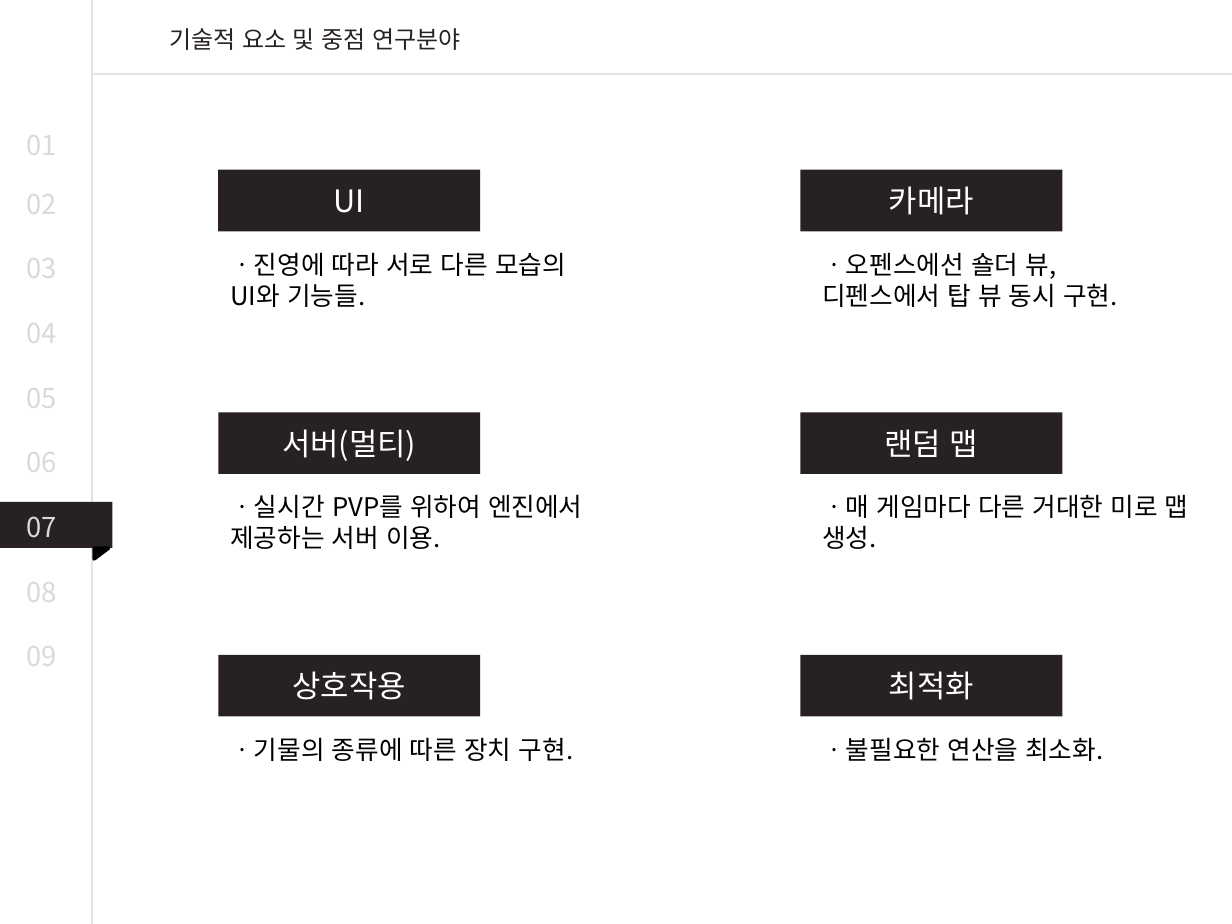
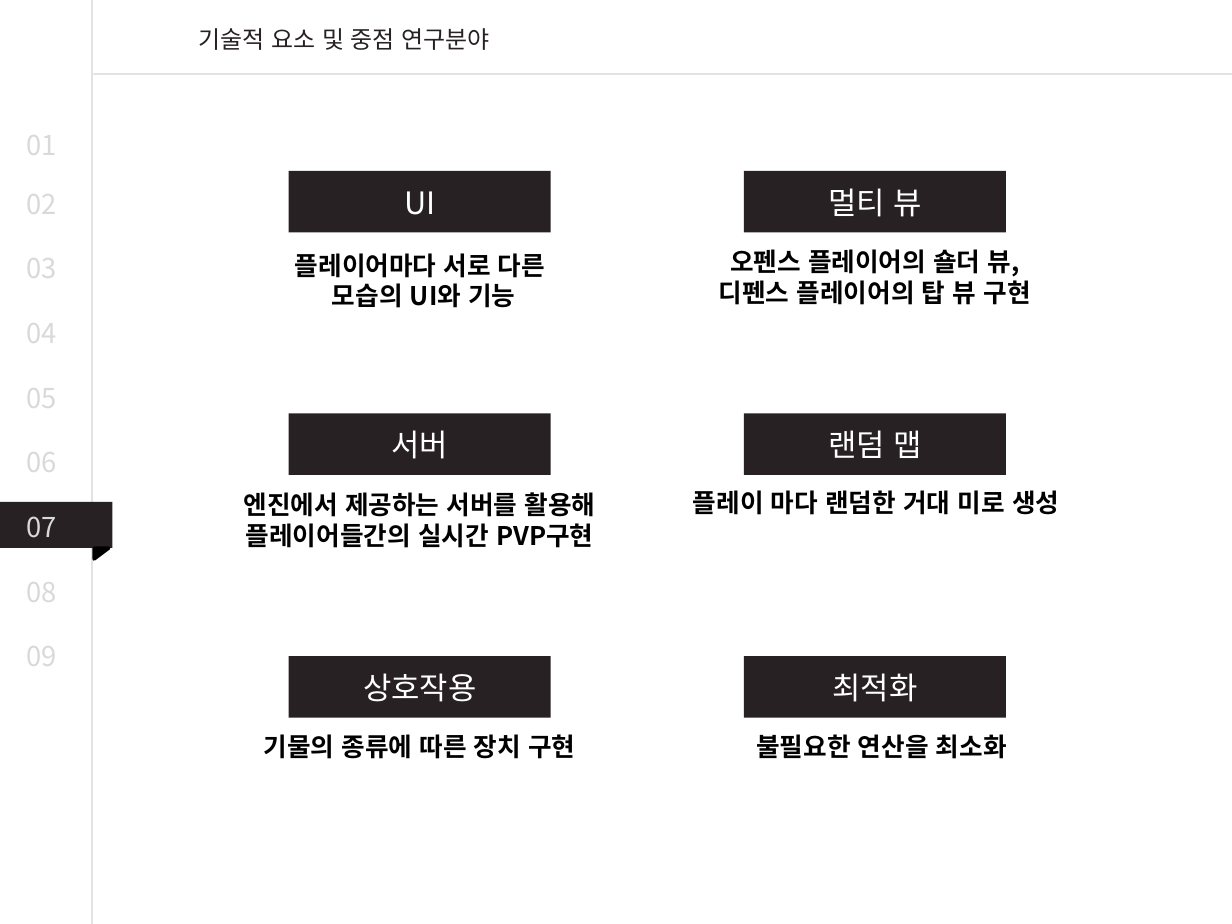
Before and after one commit to dkdldjswkd/Why-are-you-doing-this-to-me-, a slide deck: slide 13 of 나한테 왜 이래 최준영 진석진 임장빈.pptx (slide 9 before the commit). Drawn at 1232x924 pixels with LibreOffice and Linux fonts; fonts in the diff are those of the drawing. Boxes give left, top, right and bottom in pixels: in the first picture for what was removed or moved away, otherwise in the second. Text is boxed around its words. In the diff, an @@ line names an element or a change of style, - is before the commit and + after.

```diff
--- a/나한테 왜 이래 최준영 진석진 임장빈.pptx
+++ b/나한테 왜 이래 최준영 진석진 임장빈.pptx
@@ text "기술적 요소 및 중점 연구분야": place and size @@
-text "기술적 요소 및 중점 연구분야" at (169, 28, 461, 50)
+text "기술적 요소 및 중점 연구분야" at (198, 28, 490, 50)
@@ 3 rectangles: place and size @@
-3 rectangles at (801, 170, 1063, 717)
+3 rectangles at (744, 171, 1007, 718)
@@ text in rectangle at (828, 188, 921, 217): text changed @@
-카메라
+멀티 뷰
@@ text at (295, 253, 545, 308): text changed; bold on @@
-ㆍ진영에 따라 서로 다른 모습의
-UI와 기능들.
+플레이어마다 서로 다른
+모습의 UI와 기능
@@ text at (719, 249, 1030, 305): text changed; bold on @@
-ㆍ오펜스에선 숄더 뷰,
-디펜스에서 탑 뷰 동시 구현.
+오펜스 플레이어의 숄더 뷰,
+디펜스 플레이어의 탑 뷰 구현
@@ 3 rectangles: place and size @@
-3 rectangles at (218, 170, 480, 717)
+3 rectangles at (288, 171, 551, 718)
@@ text in rectangle at (391, 430, 448, 459): text changed @@
-서버(멀티)
+서버
@@ text at (244, 492, 596, 548): text changed; bold on @@
-ㆍ실시간 PVP를 위하여 엔진에서 제공하는 서버 이용.
+엔진에서 제공하는 서버를 활용해
+플레이어들간의 실시간 PVP구현
@@ text at (693, 490, 1059, 515): text changed; bold on @@
-ㆍ매 게임마다 다른 거대한 미로 맵 생성.
+플레이 마다 랜덤한 거대 미로 생성
@@ text at (264, 734, 575, 759): text changed; bold on @@
-ㆍ기물의 종류에 따른 장치 구현.
+기물의 종류에 따른 장치 구현
@@ text at (756, 734, 1007, 759): text changed; bold on @@
-ㆍ불필요한 연산을 최소화.
+불필요한 연산을 최소화
```
Also in this commit, not shown: 10 other slides changed, 5 slides added, 1 other file.
